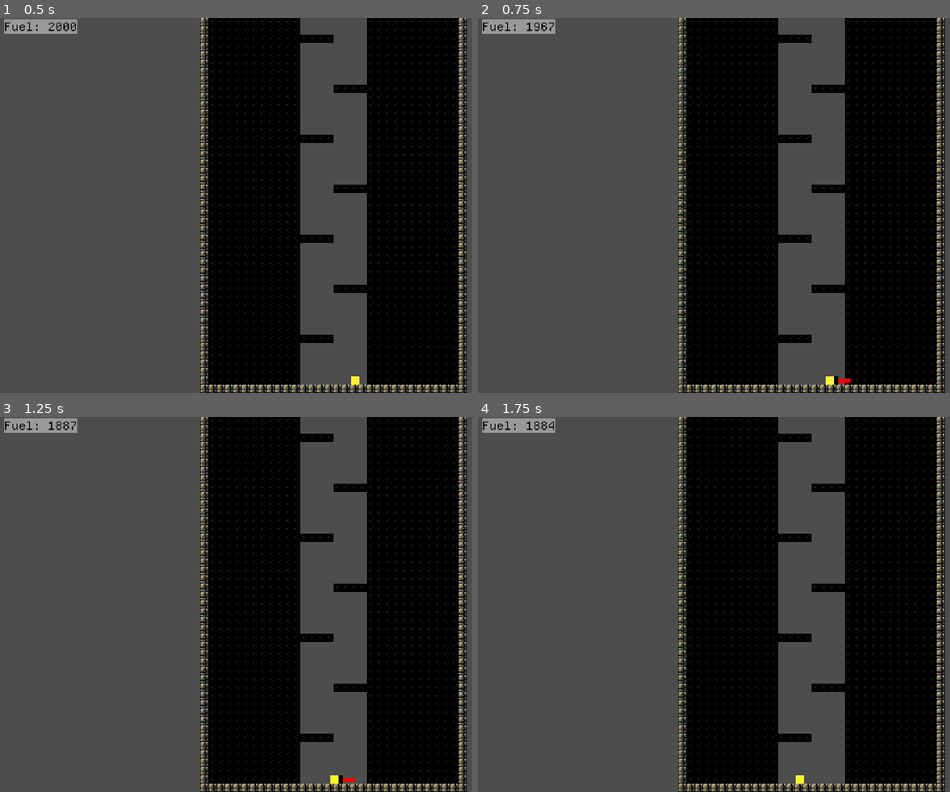
Above: before the commit, frames 1-4 (two rows, left to right).
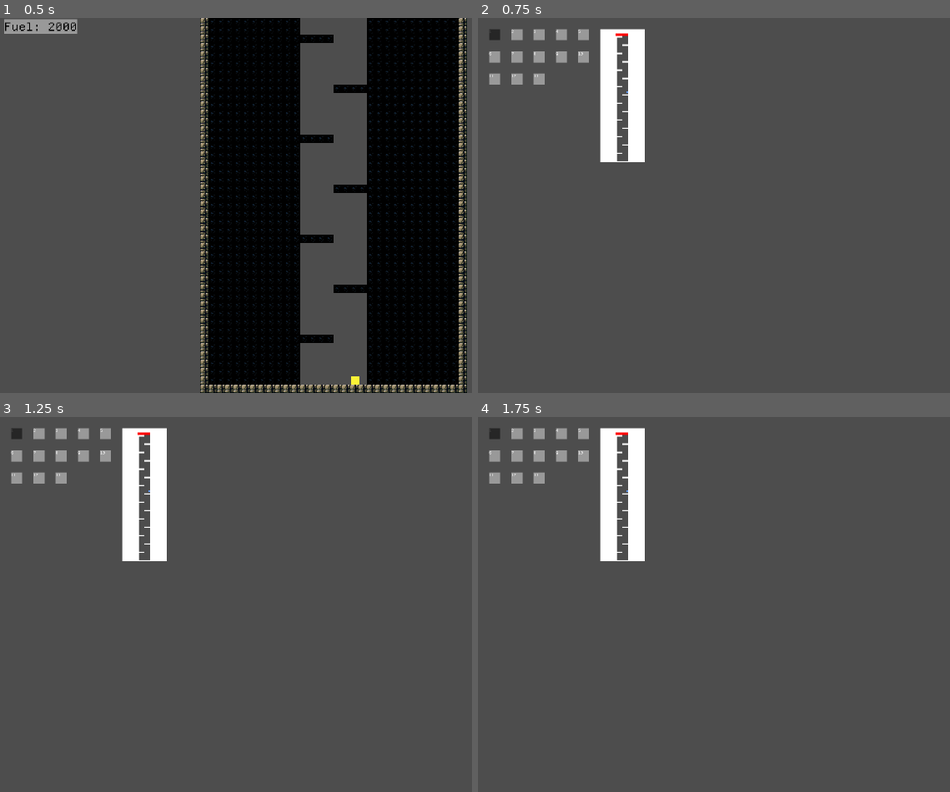
Above: after the commit, the same moments.

Repository: OSGH-web/balloon-movement-demo
Game: Godot game, scene res://levels/level-ben-1-1-tunnel.tscn
Two runs of this game, one before a commit and one after it. Both use one fixed random seed, a clock stepped at 60 frames per second and the inputs below. This scene is started directly instead of the project's main scene.
Inputs (mouse positions are in pixels of both pictures, inside the frame that each line leads up to):
- Up to frame 1 (0.5 s): no input
- Up to frame 2 (0.75 s): tap Enter at 0.5 s; hold Right (ui_right) from 0.53 s (still down); hold L from 0.53 s (still down)
- Up to frame 3 (1.25 s): keep holding Right (ui_right); keep holding L; tap Up (ui_up) at 0.77 s; tap P at 0.8 s
- Up to frame 4 (1.75 s): release Right (ui_right) at 1.25 s; release L at 1.25 s; click (487, 428) at 1.25 s, where only the run after the commit has a clickable "1"

Frame 1 is identical in both runs. In frame 2, 47% of the frame differs, in the area x 0-99%, y 0-100%; in frame 3, 47%; in frame 4, 47%.

Commit message:
add arrow key controls
summary:
- the first button in the pause menu grabs focus on pause
- up/down or tab/shift+tab can be used to cycle through menu items
- return to level shortcut changed to L
  - i'm probably going to remove the shortcuts in the next commit
- "A" key added to the built in `ui_accept` event.
  - "A", space, enter all work to select a menu item

Diff:
--- /dev/null
+++ b/assets/styles/button_focus.tres
@@ -0,0 +1,4 @@
+[gd_resource type="StyleBoxFlat" format=3 uid="uid://cn1chxlsybisf"]
+
+[resource]
+bg_color = Color(0.8, 0, 0, 1)
--- a/project.godot
+++ b/project.godot
@@ -25,6 +25,14 @@
 
 [input]
 
+ui_accept={
+"deadzone": 0.5,
+"events": [Object(InputEventKey,"resource_local_to_scene":false,"resource_name":"","device":0,"window_id":0,"alt_pressed":false,"shift_pressed":false,"ctrl_pressed":false,"meta_pressed":false,"pressed":false,"keycode":4194309,"physical_keycode":0,"key_label":0,"unicode":0,"location":0,"echo":false,"script":null)
+, Object(InputEventKey,"resource_local_to_scene":false,"resource_name":"","device":0,"window_id":0,"alt_pressed":false,"shift_pressed":false,"ctrl_pressed":false,"meta_pressed":false,"pressed":false,"keycode":4194310,"physical_keycode":0,"key_label":0,"unicode":0,"location":0,"echo":false,"script":null)
+, Object(InputEventKey,"resource_local_to_scene":false,"resource_name":"","device":0,"window_id":0,"alt_pressed":false,"shift_pressed":false,"ctrl_pressed":false,"meta_pressed":false,"pressed":false,"keycode":32,"physical_keycode":0,"key_label":0,"unicode":32,"location":0,"echo":false,"script":null)
+, Object(InputEventKey,"resource_local_to_scene":false,"resource_name":"","device":-1,"window_id":0,"alt_pressed":false,"shift_pressed":false,"ctrl_pressed":false,"meta_pressed":false,"pressed":false,"keycode":0,"physical_keycode":65,"key_label":0,"unicode":97,"location":0,"echo":false,"script":null)
+]
+}
 ui_a={
 "deadzone": 0.2,
 "events": [Object(InputEventKey,"resource_local_to_scene":false,"resource_name":"","device":-1,"window_id":0,"alt_press …(191 unchanged characters)…
--- a/scenes/pause_menu.tscn
+++ b/scenes/pause_menu.tscn
@@ -3,7 +3,7 @@
 [ext_resource type="Script" uid="uid://d3l05ng1mhcdy" path="res://scripts/pause_menu.gd" id="1_n87rw"]
 [ext_resource type="StyleBox" uid="uid://002qwq5rvs87" path="res://assets/themes/ui-background-style.tres" id="2_5d2l8"]
 [ext_resource type="Theme" uid="uid://bcn6jcu02pjx0" path="res://assets/themes/standard_font_theme.theme" id="2_myx47"]
-[ext_resource type="FontFile" uid="uid://b5r4on7cls54q" path="res://assets/fonts/DepartureMono-Regular.otf" id="3_1bsd9"]
+[ext_resource type="StyleBox" uid="uid://cn1chxlsybisf" path="res://assets/styles/button_focus.tres" id="5_7l7mv"]
 
 [node name="Pause Menu" type="CanvasLayer"]
 process_mode = 3
@@ -21,51 +21,54 @@
 offset_left = -80.0
 offset_top = -60.0
 offset_right = 80.0
-offset_bottom = 60.0
+offset_bottom = 28.0
 grow_horizontal = 2
 grow_vertical = 2
 scale = Vector2(3, 3)
-pivot_offset = Vector2(80, 60)
+pivot_offset = Vector2(80, 45)
 theme_override_styles/panel = ExtResource("2_5d2l8")
 
 [node name="VBoxContainer" type="VBoxContainer" parent="PanelContainer"]
 layout_mode = 2
+theme_override_constants/separation = 0
 alignment = 1
 
 [node name="ResumeButton" type="Button" parent="PanelContainer/VBoxContainer"]
+unique_name_in_owner = true
 layout_mode = 2
 size_flags_horizontal = 3
-focus_mode = 0
+focus_neighbor_top = NodePath("../QuitButton")
+focus_previous = NodePath("../QuitButton")
 theme = ExtResource("2_myx47")
 theme_override_colors/font_color = Color(0, 0, 0, 1)
-theme_override_fonts/font = ExtResource("3_1bsd9")
+theme_override_styles/focus = ExtResource("5_7l7mv")
 text = "Resume [P/Esc]"
 flat = true
 
 [node name="LevelSelectButton" type="Button" parent="PanelContainer/VBoxContainer"]
 layout_mode = 2
-focus_mode = 0
 theme = ExtResource("2_myx47")
 theme_override_colors/font_color = Color(0, 0, 0, 1)
-theme_override_fonts/font = ExtResource("3_1bsd9")
-text = "Level Select [A]"
+theme_override_styles/focus = ExtResource("5_7l7mv")
+text = "Level Select [L]"
 flat = true
 
 [node name="MuteAudioButton" type="Button" parent="PanelContainer/VBoxContainer"]
 unique_name_in_owner = true
 layout_mode = 2
-focus_mode = 0
 theme = ExtResource("2_myx47")
 theme_override_colors/font_color = Color(0, 0, 0, 1)
+theme_override_styles/focus = ExtResource("5_7l7mv")
 text = "Mute Audio [M]"
 flat = true
 
 [node name="QuitButton" type="Button" parent="PanelContainer/VBoxContainer"]
 layout_mode = 2
-focus_mode = 0
+focus_neighbor_bottom = NodePath("../ResumeButton")
+focus_next = NodePath("../ResumeButton")
 theme = ExtResource("2_myx47")
 theme_override_colors/font_color = Color(0, 0, 0, 1)
-theme_override_fonts/font = ExtResource("3_1bsd9")
+theme_override_styles/focus = ExtResource("5_7l7mv")
 text = "Quit to Desktop"
 flat = true
 
--- a/scripts/pause_menu.gd
+++ b/scripts/pause_menu.gd
@@ -8,7 +8,7 @@
 func _input(_event: InputEvent) -> void:
 	if Input.is_key_pressed(KEY_P) or Input.is_key_pressed(KEY_ESCAPE):
 		toggle_pause()
-	if Input.is_key_pressed(KEY_A):
+	if Input.is_key_pressed(KEY_L):
 		_on_level_select_button_pressed()
 	if Input.is_key_pressed(KEY_M):
 		_on_mute_audio_button_pressed()
@@ -17,6 +17,9 @@
 	var paused := not get_tree().paused
 	get_tree().paused = paused
 	visible = paused
+
+	if paused:
+		%ResumeButton.grab_focus()
 
 func _on_resume_button_pressed():
 	toggle_pause()
